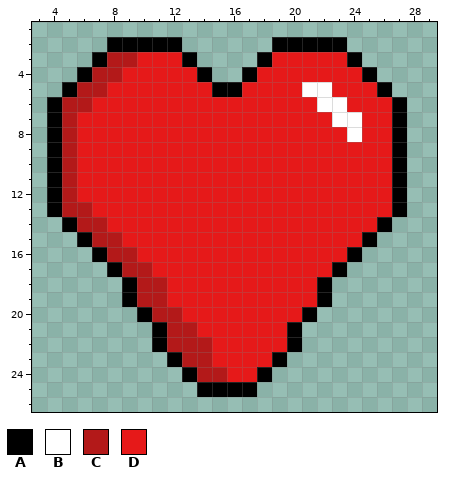
Pixel-art sprite -- 2DGame/Assets/Sprites/Heart/Heart4.png. The picture above is the old version.
The file is 320x320 pixels, drawn in blocks of 10x10; one block is one cell here. Shown: x 3..29, y 1..26.
Palette (. is transparent): A #000000  B #ffffff  C #b31919  D #e61919
Pixels before, first column x 4:
 2 ....AAAAA......AAAAA....
 3 ...ACCDDDA....ADDDDDA...
 4 ..ACCDDDDDA..ADDDDDDDA..
 5 .ACCDDDDDDDAADDDDBBDDDA.
 6 ACCDDDDDDDDDDDDDDDBBDDDA
 7 ACDDDDDDDDDDDDDDDDDBBDDA
 8 ACDDDDDDDDDDDDDDDDDDBDDA
 9 ACDDDDDDDDDDDDDDDDDDDDDA
10 ACDDDDDDDDDDDDDDDDDDDDDA
11 ACDDDDDDDDDDDDDDDDDDDDDA
12 ACDDDDDDDDDDDDDDDDDDDDDA
13 ACCDDDDDDDDDDDDDDDDDDDDA
14 .ACCDDDDDDDDDDDDDDDDDDA.
15 ..ACCDDDDDDDDDDDDDDDDA..
16 ...ACCDDDDDDDDDDDDDDA...
17 ....ACCDDDDDDDDDDDDA....
18 .....ACCDDDDDDDDDDA.....
19 .....ACCDDDDDDDDDDA.....
20 ......ACCDDDDDDDDA......
21 .......ACCDDDDDDA.......
22 .......ACCCDDDDDA.......
23 ........ACCDDDDA........
24 .........ACCDDA.........
25 ..........AAAA..........
Now the later version:
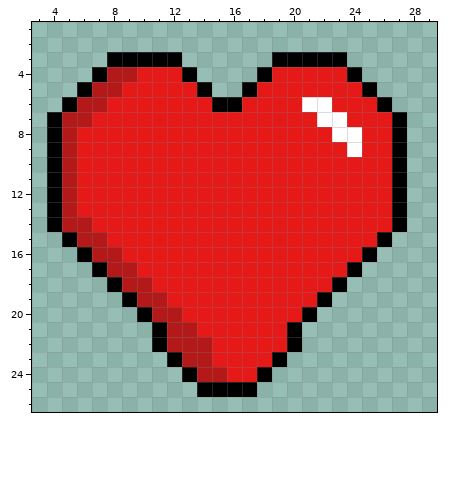
Log entry: Reworked the Heart Animations
Changes in this commit:
Changed rows in their new state; - is an unchanged pixel.
first column x 4:
 2 ----.....------.....----
 3 ---.AAAAA.----.AAAAA.---
 4 --.A-C---A.--.A-----A.--
 5 -.A-C-----A..A---DD--A.-
 6 .A-C-------AA----B-D--A.
 7 --C---------------B-D---
 8 -------------------B----
 9 --------------------B---
first column x 4:
13 --D---------------------
14 AC-D------------------DA
15 -AC-D----------------DA-
16 --AC-D--------------DA--
17 ---AC-D------------DA---
18 ----AC-D----------DA----
